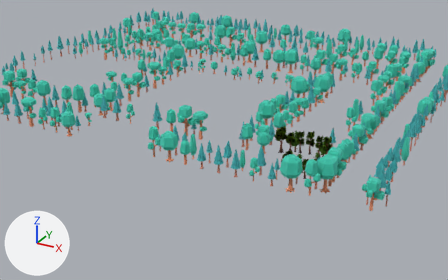
An edit to the glTF model assets/models/ov-trees.glb, drawn before and after from the same camera.
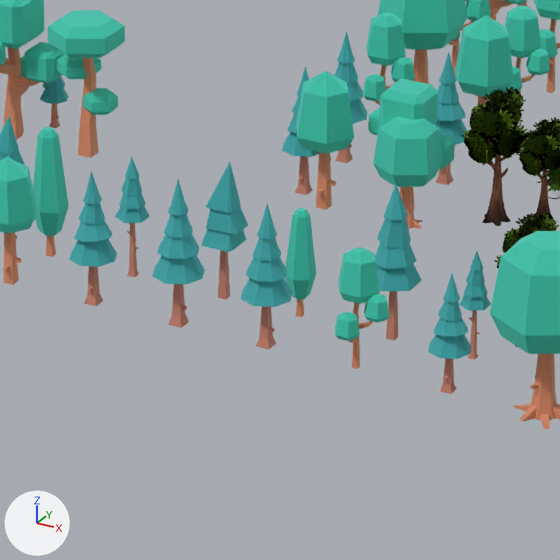
Each version is shown from a camera (50 mm lens) standing at (168.5, -300.0, 115.1) and looking at (55.6, -94.6, 12.5), then close up on the part from 41% to 66% of the width and 39% to 78% of the height. Arrows for +X, +Y and +Z are at lower left; the lights stay in place. The older version's two pictures come first.

The first close-up shows 'Tree_035_tree_pineDefaultA', 'Tree_036_tree_pineDefaultA', 'Tree_037_tree_thin', 'Tree_039_tree_oak', 'Tree_077_tree_detailed', 'Tree_078_tree_plateau', 'Tree_079_tree_default', 'Tree_080_tree_oak', 'Tree_141_CommonTree_5', 'Tree_306_tree_oak', 'Tree_317_tree_default', 'Tree_372_tree_pineTallA', 'Tree_376_tree_pineTallC' and 21 more.
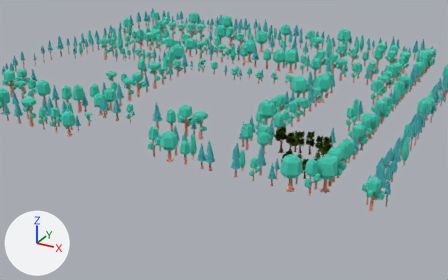
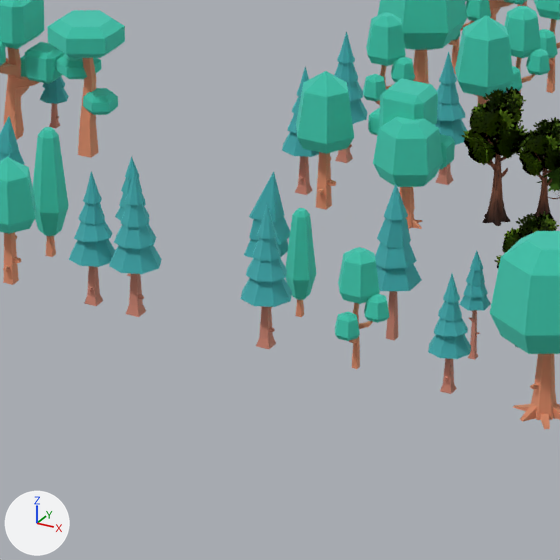
Where the change shows, as pixel boxes (x1, y1, x2, y2) in the close-ups (560 x 560 px):
```json
{"object": "Tree_035_tree_pineDefaultA", "change": "moved", "before": [152, 180, 205, 328], "after": [109, 169, 162, 317]}
{"object": "Tree_372_tree_pineTallA", "change": "moved", "before": [201, 162, 248, 300], "after": [244, 172, 290, 308]}
{"object": "Tree_370_tree_pineTallD_detailed", "change": "unchanged, covered by the edit", "before": [115, 157, 150, 278], "after": [115, 157, 150, 277]}
```

The change, as JSON lines over the scene's bpy script:
```json
{"op": "set", "path": "ob_tree_035_tree_pinedefaulta.location", "old": "(56.0, -100.0, 0.0)", "new": "(52.0, -100.0, 0.0)"}
{"op": "set", "path": "ob_tree_372_tree_pinetalla.location", "old": "(56.92, -94.0, 0.0)", "new": "(60.92, -94.0, 0.0)"}
```
